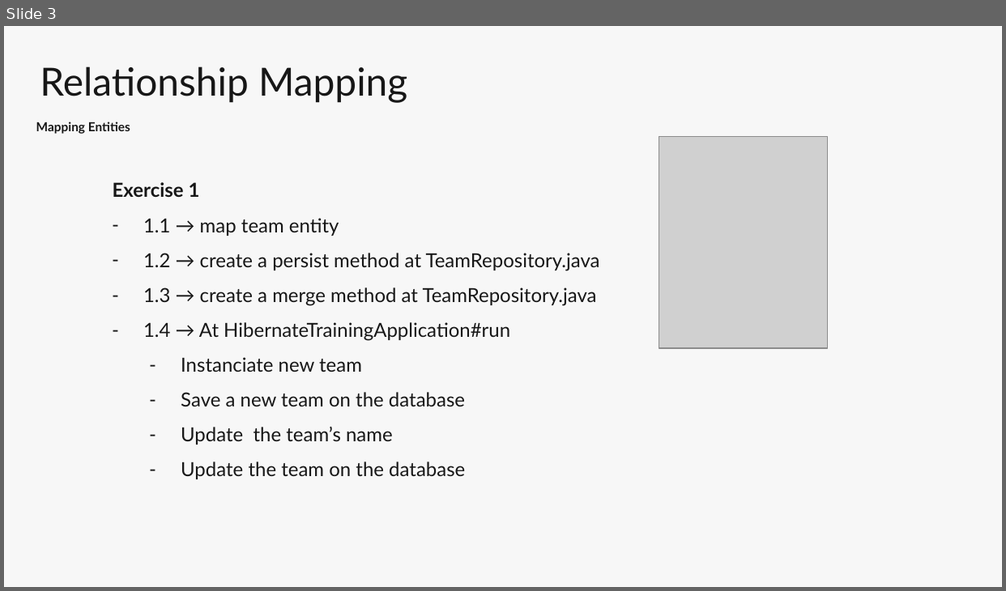
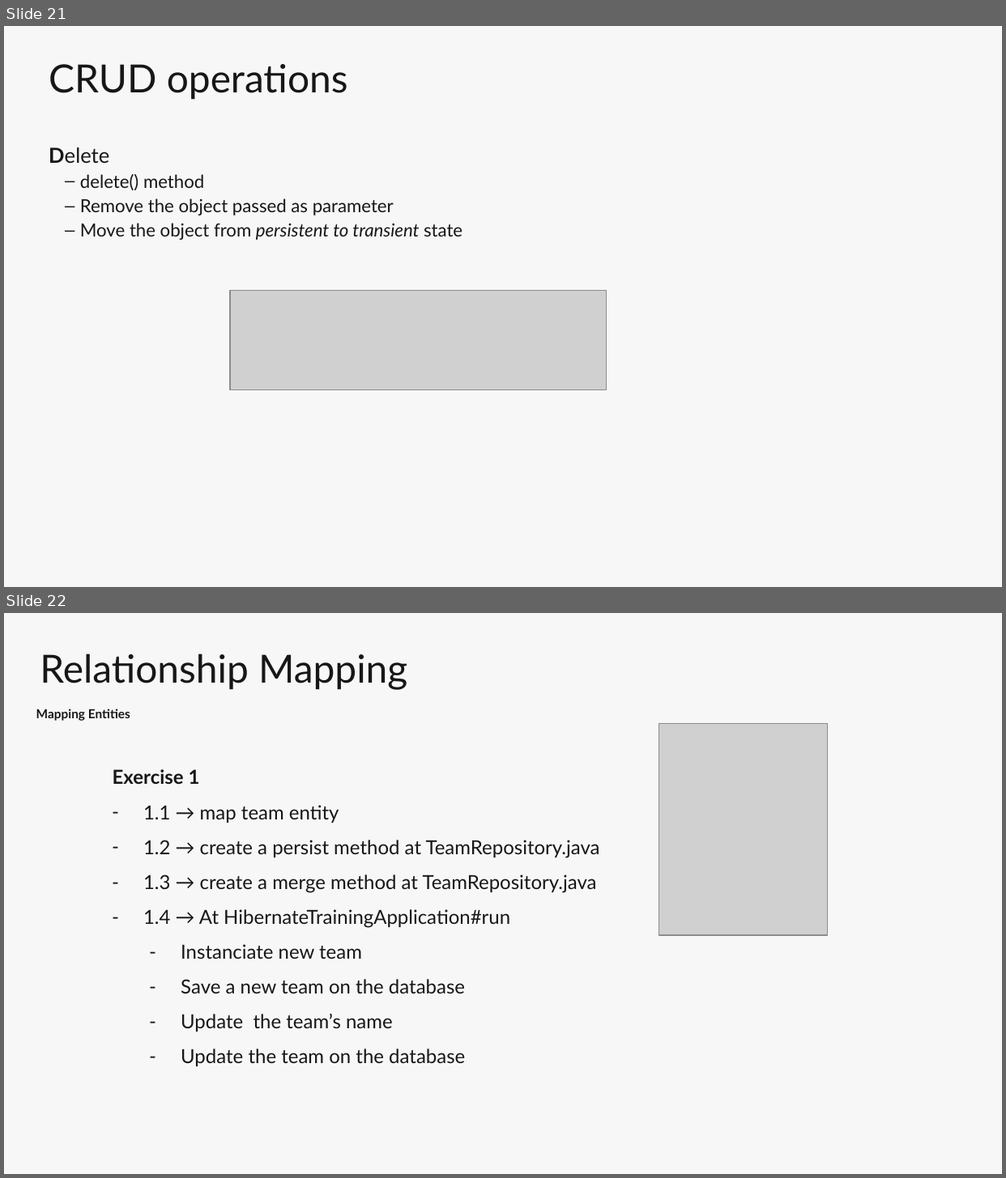
Before and after one commit to marcelsamaruga/hibernate-training, a slide deck: MC-Hibernate_V2.pptx. Shown one above the other, each under a label of ours: slide 3 before the commit, slides 21 and 22 after it. The pictures are 1006x591 and 1006x1178 pixels, drawn with LibreOffice and Linux fonts; fonts in the diff are those of the drawing; grey boxes stand for pictures; background and template pictures are left out. Boxes give left, top, right and bottom in pixels: in the first picture for what was removed or moved away, otherwise in the second. Text is boxed around its words. In the diff, an @@ line names an element or a change of style, - is before the commit and + after.

```diff
--- a/MC-Hibernate_V2.pptx
+++ b/MC-Hibernate_V2.pptx
@@ slide 21 added at [4, 26, 1002, 587], background #F7F7F7 @@
@@ title added at [49, 64, 348, 100], 28 pt, text #171717 @@
+CRUD operations
@@ text added at [49, 148, 462, 240], 13 pt, text #171717 @@
+Delete
+  – delete() method
+  – Remove the object passed as parameter
+  – Move the object from persistent to transient state
@@ picture added at [229, 290, 606, 390] @@
@@ what was slide 3 is now slide 22 @@
```
Also in this commit, not shown: 18 other slides added.
